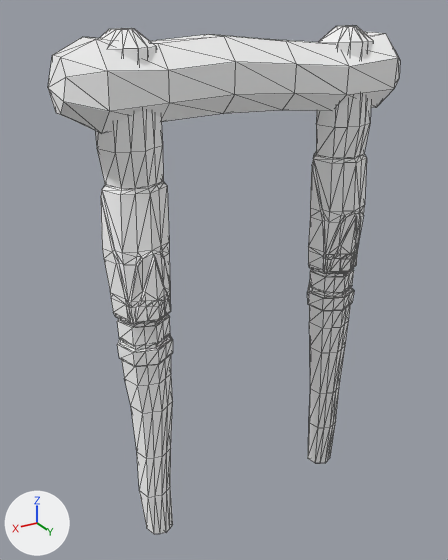
An edit to the glTF model assets/models/arch.gltf, drawn before and after from the same camera.
Before and after are seen from a 50 mm lens placed at (155.7, 46.3, 21.0), pointed at (142.2, 23.9, 9.8). Lighting does not change. The marker at lower left points along +X, +Y and +Z. The older version comes first. Mesh edges are drawn as thin lines.

Before the edit, the objects in view are built like this:
```python
mat_archmiddle = principled_material('archmiddle')
mat_archmiddle.base_color = (1.0, 1.0, 1.0)  # white #ffffff
mat_archmiddle.metallic = 1.0
mat_archmiddle.roughness = 1.0
mat_archpillar = principled_material('archpillar')
mat_archpillar.base_color = (1.0, 1.0, 1.0)  # white #ffffff
mat_archpillar.metallic = 1.0
mat_archpillar.roughness = 1.0
me_arch = bpy.data.meshes.new('arch')
me_arch.from_pydata(...)  # 710 vertices, 1408 faces; spans x -7.8..8.0, y -1.6..1.6, z 0.0..22.8
# faces by material slot: [128, 1280]
me_arch.materials.append(mat_archmiddle)  # white #ffffff
me_arch.materials.append(mat_archpillar)  # white #ffffff
ob_arch = bpy.data.objects.new('arch', me_arch)
ob_arch.location = (141.53, 24.54, -2.27)
```
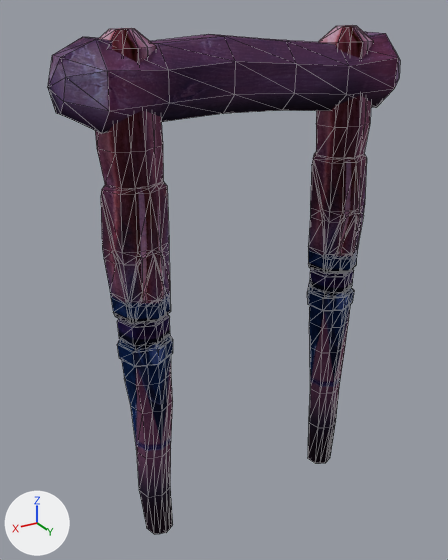
The newer file is also turned or shifted as a whole; pictures and numbers use the older file's frame.

What differs and where, as boxes [x1, y1, x2, y2] in the pictures (448 x 560 px):
'arch', surface changed (darker)
    both: [48, 25, 400, 534]

Edits to the bpy script that builds the scene:
```text
Add img_archpillar_png:
    img_archpillar_png = load_image('archpillar.png', '../textures/archpillar.png', 1024, 1024, 'sRGB')
Add img_archmiddle_png:
    img_archmiddle_png = load_image('archmiddle.png', '../textures/archmiddle.png', 1024, 1024, 'sRGB')
Change mat_archmiddle:
    remove mat_archmiddle.base_color = (1.0, 1.0, 1.0)  # white #ffffff
    add mat_archmiddle.texture = img_archmiddle_png
Change mat_archpillar:
    remove mat_archpillar.base_color = (1.0, 1.0, 1.0)  # white #ffffff
    add mat_archpillar.texture = img_archpillar_png
```
